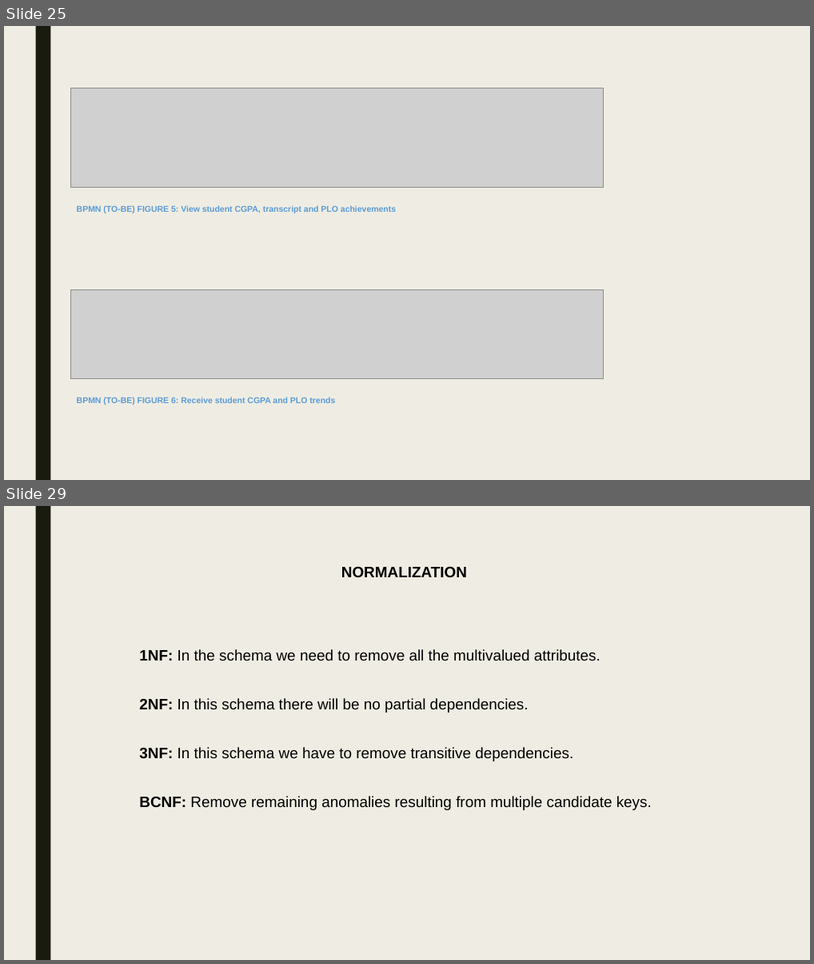
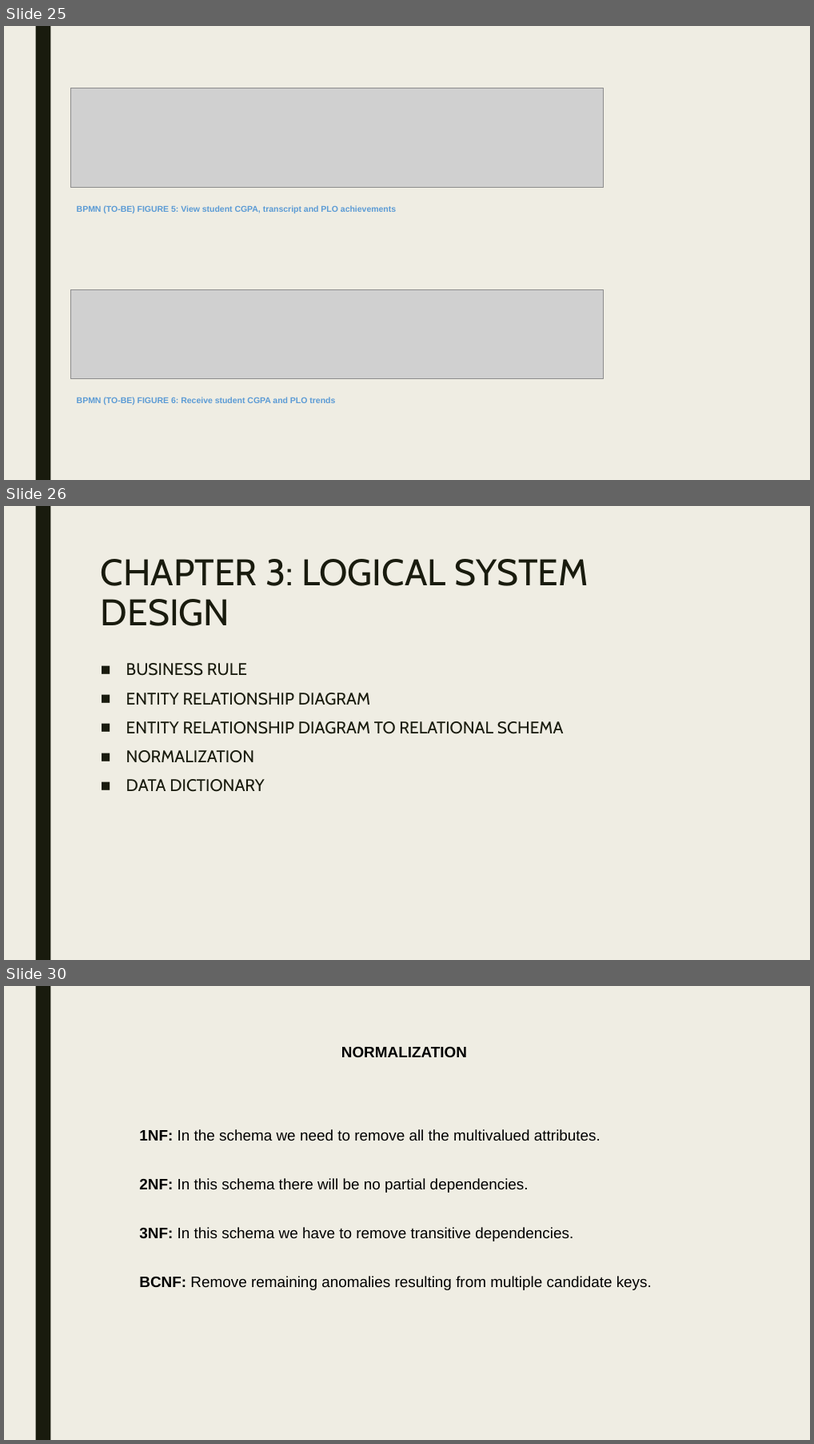
Before and after one commit to moon672/cse-303-1-spring-2021-group-3, a slide deck: Report/PRESENTATION/New Microsoft PowerPoint Presentation.pptx. Shown one above the other, each under a label of ours: slides 25 and 29 before the commit, slides 25, 26 and 30 after it; the slides between them are not shown. The pictures are 814x964 and 814x1444 pixels, drawn with LibreOffice and Linux fonts; fonts in the diff are those of the drawing; grey boxes stand for pictures. Boxes give left, top, right and bottom in pixels: in the first picture for what was removed or moved away, otherwise in the second. Text is boxed around its words. In the diff, an @@ line names an element or a change of style, - is before the commit and + after.

```diff
--- a/Report/PRESENTATION/New Microsoft PowerPoint Presentation.pptx
+++ b/Report/PRESENTATION/New Microsoft PowerPoint Presentation.pptx
@@ slide 26 added at bbox=[4, 506, 810, 960], background #EFEDE3; not listed: 1 template element that a slide beside it also shows @@
@@ title added at bbox=[101, 559, 589, 626], 44 pt, text #191B0E @@
+CHAPTER 3: LOGICAL SYSTEM DESIGN
@@ text added at bbox=[126, 663, 564, 792], 20 pt, text #191B0E @@
+■ BUSINESS RULE
+■ ENTITY RELATIONSHIP DIAGRAM
+■ ENTITY RELATIONSHIP DIAGRAM TO RELATIONAL SCHEMA
+■ NORMALIZATION
+■ DATA DICTIONARY
@@ what was slide 29 is now slide 30 @@
```
Also in this commit, not shown: 4 slides changed, 5 other slides added, 1 slide removed, 1 other file.
